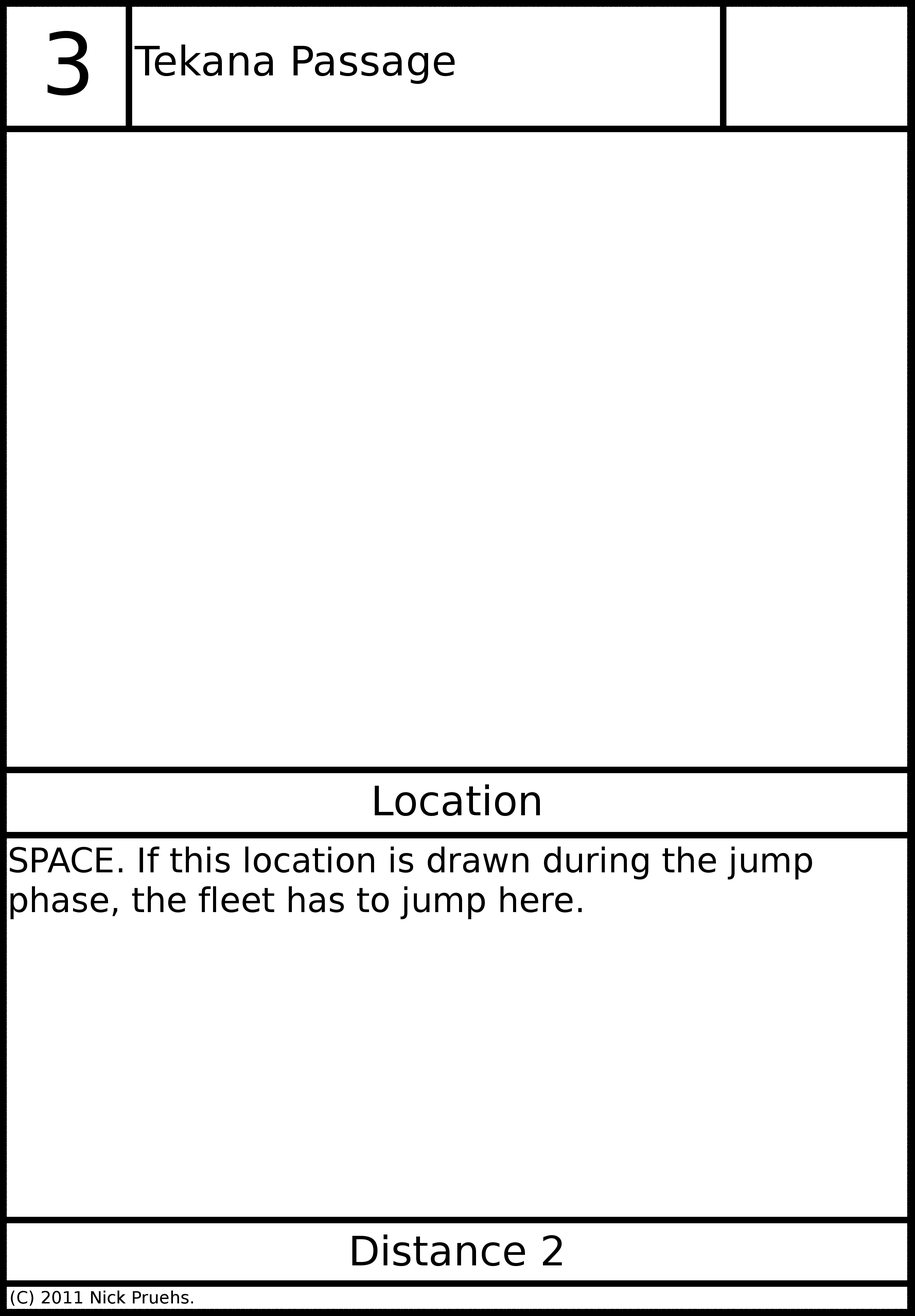
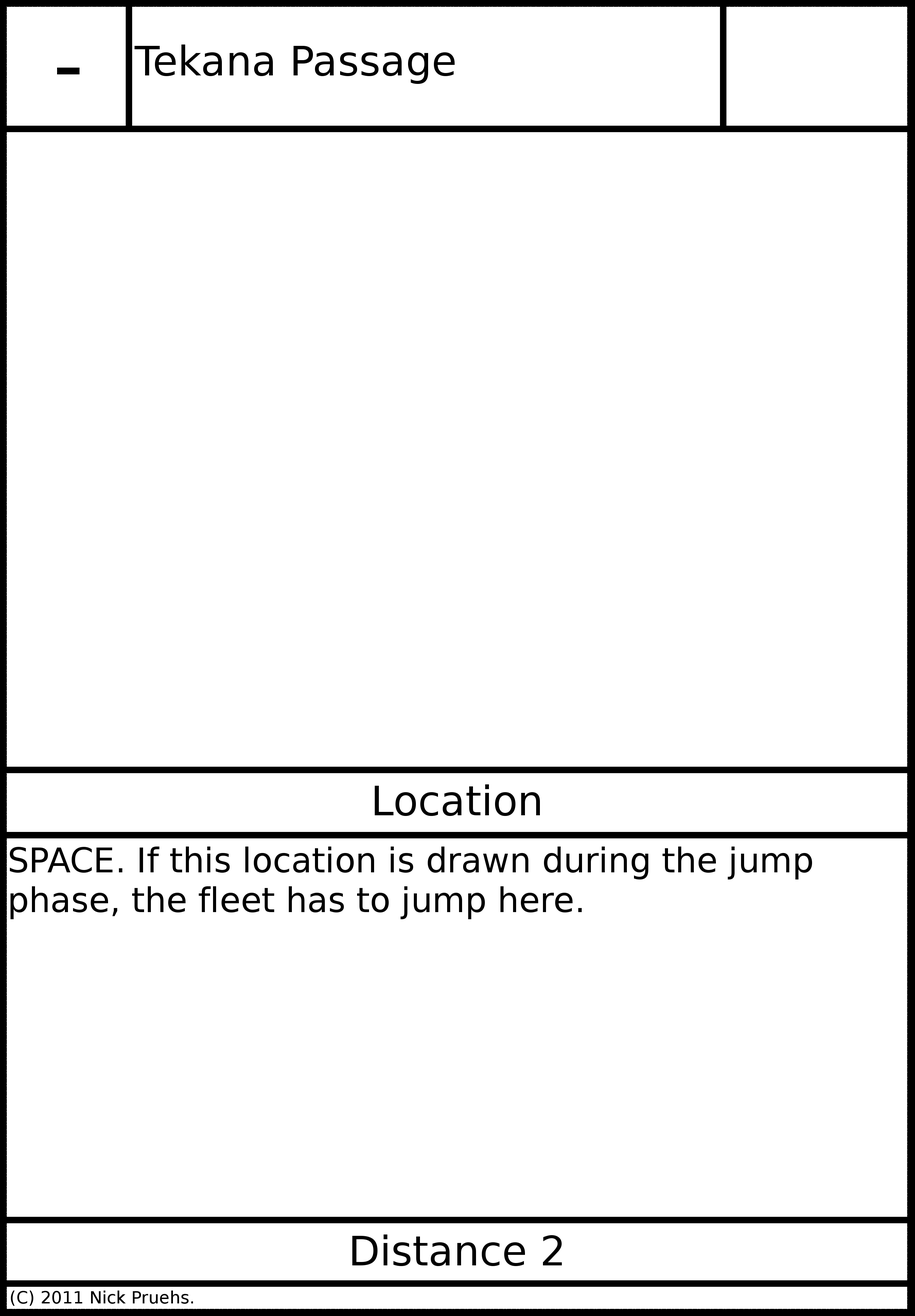
Revision of a layered 915x1316 image; what changed, layer by layer:
painted on "Threat" over [47, 30, 89, 96]
